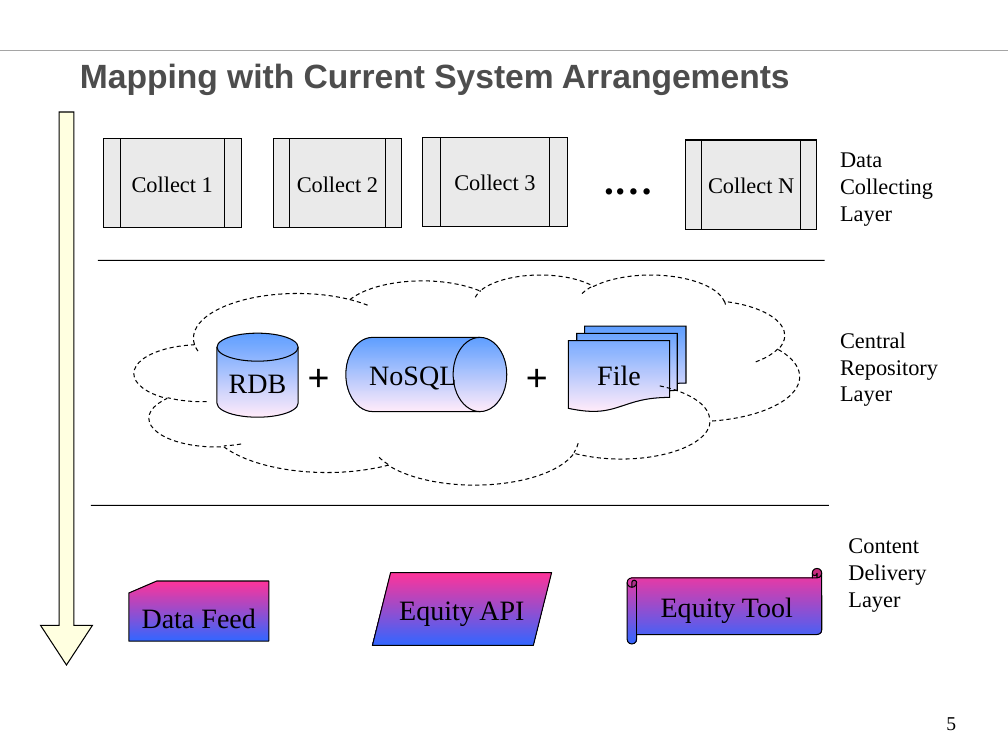
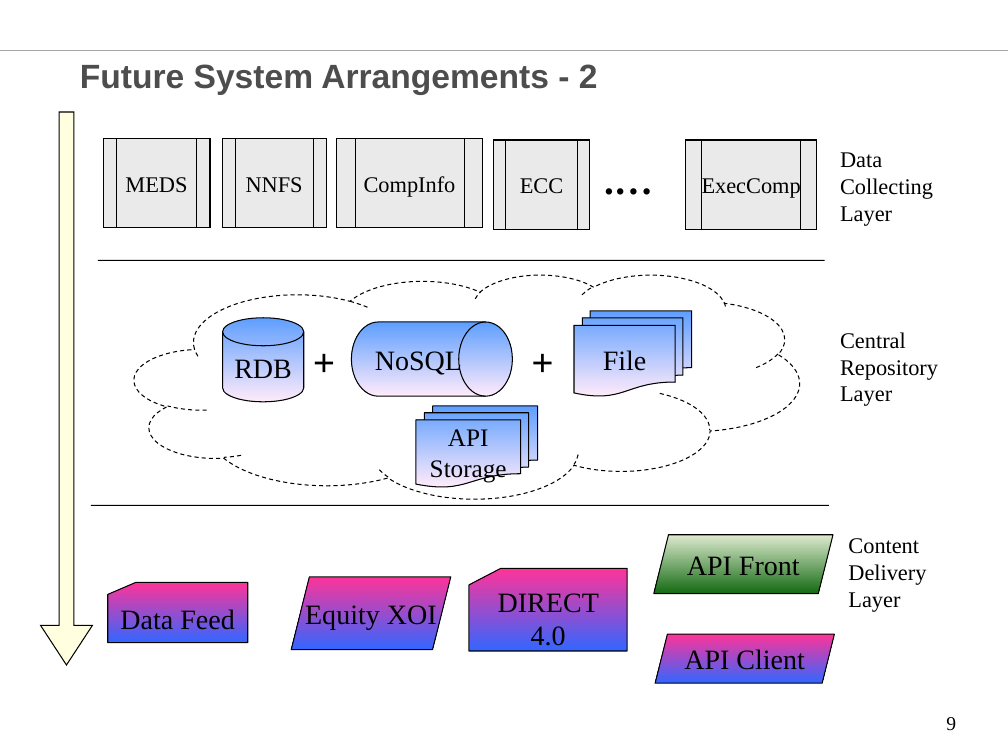
Before and after one commit to chenglx/myenv, a slide deck: slide 9 of Equity Data Technology Vision.ppt (slide 5 before the commit). Drawn at 1008x756 pixels with LibreOffice and Linux fonts; fonts in the diff are those of the drawing; background and template pictures are left out. Boxes give left, top, right and bottom in pixels: in the first picture for what was removed or moved away, otherwise in the second. Text is boxed around its words. In the diff, an @@ line names an element or a change of style, - is before the commit and + after.

```diff
--- a/Equity Data Technology Vision.ppt
+++ b/Equity Data Technology Vision.ppt
@@ title at (80,64,598,95): text changed @@
-Mapping with Current System Arrangements
+Future System Arrangements - 2
@@ flow chart predefined process removed at (103,139,241,229) @@
-Collect 1
@@ flow chart predefined process added at (103,139,210,229), fill #EAEAEA, outline #000000 0.74 pt, 16 pt, text #000000 @@
+MEDS
@@ flow chart predefined process added at (222,139,326,229), fill #EAEAEA, outline #000000 0.74 pt, 16 pt, text #000000 @@
+NNFS
@@ flow chart predefined process removed at (274,139,401,229) @@
-Collect 2
@@ flow chart predefined process added at (337,139,482,229), fill #EAEAEA, outline #000000 0.74 pt, 16 pt, text #000000 @@
+CompInfo
@@ flow chart predefined process removed at (422,137,568,227) @@
-Collect 3
@@ flow chart predefined process added at (494,140,590,230), fill #EAEAEA, outline #000000 0.74 pt, 16 pt, text #000000 @@
+ECC
@@ text in flow chart predefined process at (702,176,801,199): text changed @@
-Collect N
+ExecComp
@@ freeform shape: place and size @@
-freeform shape at (134,274,799,484)
+freeform shape at (134,274,799,498)
@@ 2 texts, 1 flow chart multidocument, 1 cylinder, 1 flow chart magnetic drum: place and size @@
-2 texts, 1 flow chart multidocument, 1 cylinder, 1 flow chart magnetic drum at (217,327,686,417)
+2 texts, 1 flow chart multidocument, 1 cylinder, 1 flow chart magnetic drum at (223,310,691,401)
@@ flow chart multidocument added at (416,406,538,488), fill gradient #5E9EFF to #FFEBFA, outline #000000 0.74 pt, 18 pt, text #000000 @@
+API Storage
@@ parallelogram added at (654,535,834,594), fill gradient #DDEBCF to #156B13, outline #000000 0.74 pt, 20 pt, text #000000 @@
+API Front
@@ flow chart punched card added at (469,569,627,651), fill gradient #FF3399 to #3366FF, outline #000000 0.74 pt, 20 pt, text #000000 @@
+DIRECT 4.0
@@ horizontal scroll removed at (627,569,822,644) @@
-Equity Tool
@@ flow chart punched card "Data Feed": place and size @@
-flow chart punched card "Data Feed" at (129,581,269,641)
+flow chart punched card "Data Feed" at (108,583,248,643)
@@ parallelogram "Equity XOI": place and size @@
-parallelogram "Equity XOI" at (372,573,551,645)
+parallelogram "Equity XOI" at (291,577,451,649)
@@ text in parallelogram at (305,602,437,629): text changed @@
-Equity API
+Equity XOI
@@ parallelogram added at (655,634,835,683), fill gradient #FF3399 to #3366FF, outline #000000 0.74 pt, 20 pt, text #000000 @@
+API Client
@@ page number at (946,717,956,731): text changed @@
-5
+9
```
Also in this commit, not shown: 1 other slide changed, 5 slides added.
